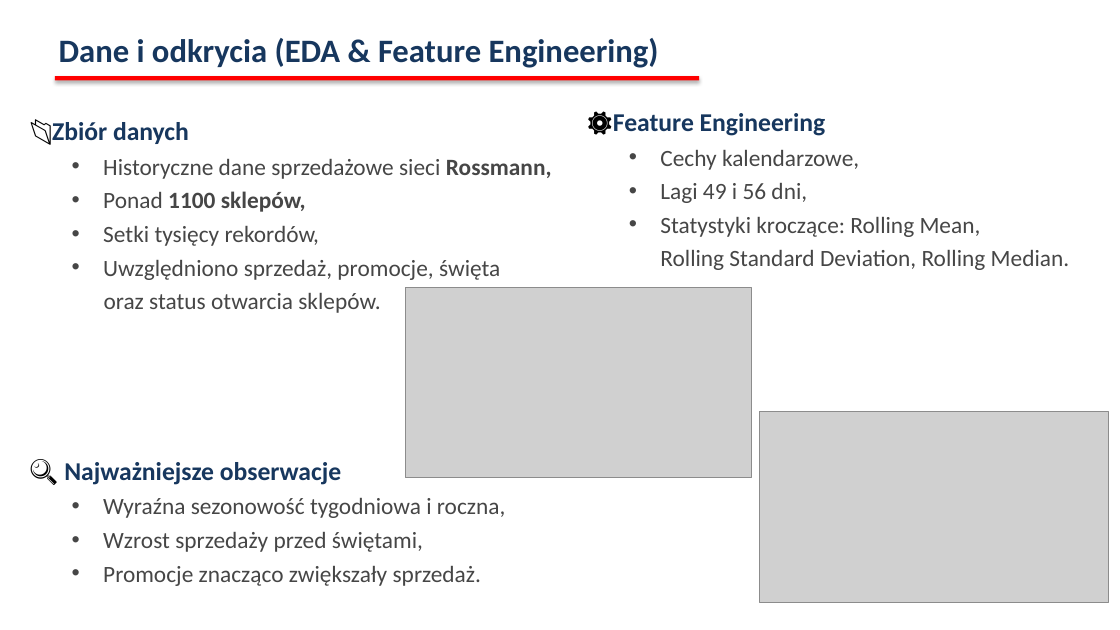
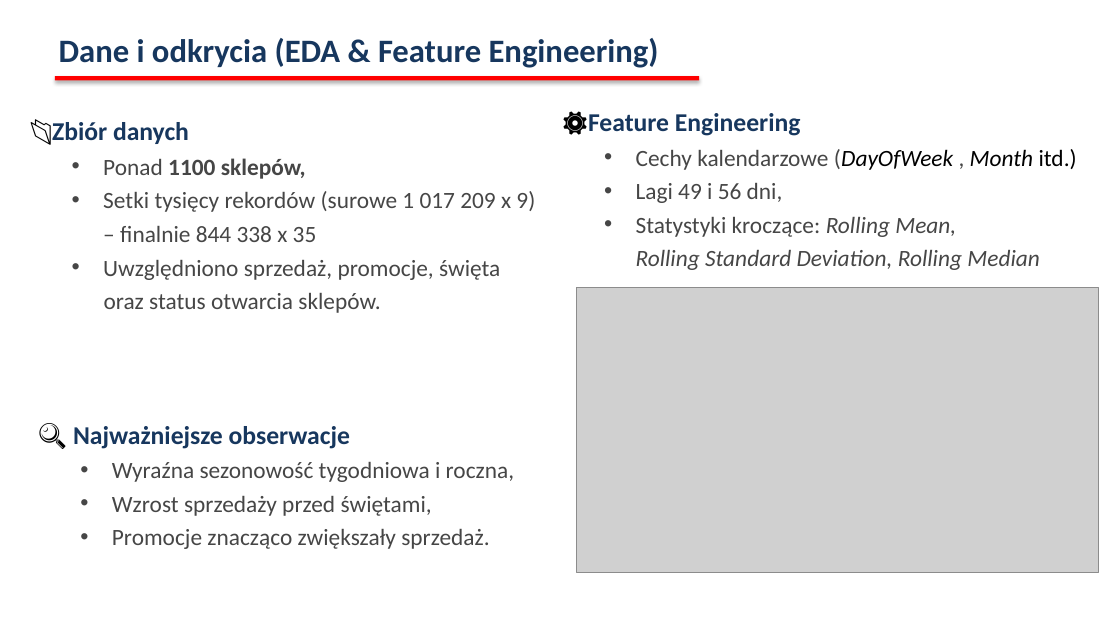
Before and after one commit to infoshareacademy/jdszr24-grupa-1, a slide deck: slide 3 of presentation/Rossmann_presentation.pptx. Drawn at 1120x630 pixels with LibreOffice and Linux fonts; fonts in the diff are those of the drawing; grey boxes stand for pictures. Boxes give left, top, right and bottom in pixels: in the first picture for what was removed or moved away, otherwise in the second. Text is boxed around its words. In the diff, an @@ line names an element or a change of style, - is before the commit and + after.

```diff
--- a/presentation/Rossmann_presentation.pptx
+++ b/presentation/Rossmann_presentation.pptx
@@ text "⚙️Feature Engineering": place and size @@
-text "⚙️Feature Engineering" at (613, 113, 1070, 270)
+text "⚙️Feature Engineering" at (588, 113, 1077, 270)
@@ text at (636, 149, 1077, 170): text changed @@
-  • Cechy kalendarzowe,
+  • Cechy kalendarzowe (DayOfWeek , Month itd.)
@@ text at (103, 159, 552, 179): paragraph removed @@
-  • Historyczne dane sprzedażowe sieci Rossmann,
@@ text at (103, 191, 535, 242): text changed @@
-  • Setki tysięcy rekordów,
+  • Setki tysięcy rekordów (surowe 1 017 209 x 9) – finalnie 844 338 x 35
@@ text at (636, 217, 1039, 270): text changed; italic on @@
-  • Statystyki kroczące: Rolling Mean,
-    Rolling Standard Deviation, Rolling Median.
+  • Statystyki kroczące: Rolling Mean,
+    Rolling Standard Deviation, Rolling Median
@@ picture: place and size @@
-picture at (760, 412, 1109, 602)
+picture at (576, 287, 1099, 572)
@@ picture: place and size @@
-picture at (406, 287, 752, 478)
+picture at (579, 287, 1096, 572)
@@ text "🔍 Najważniejsze obserwacje": place and size @@
-text "🔍 Najważniejsze obserwacje" at (64, 462, 505, 586)
+text "🔍 Najważniejsze obserwacje" at (73, 426, 514, 549)
```
Also in this commit, not shown: 8 other slides changed, 1 slide added, 1 other file.
